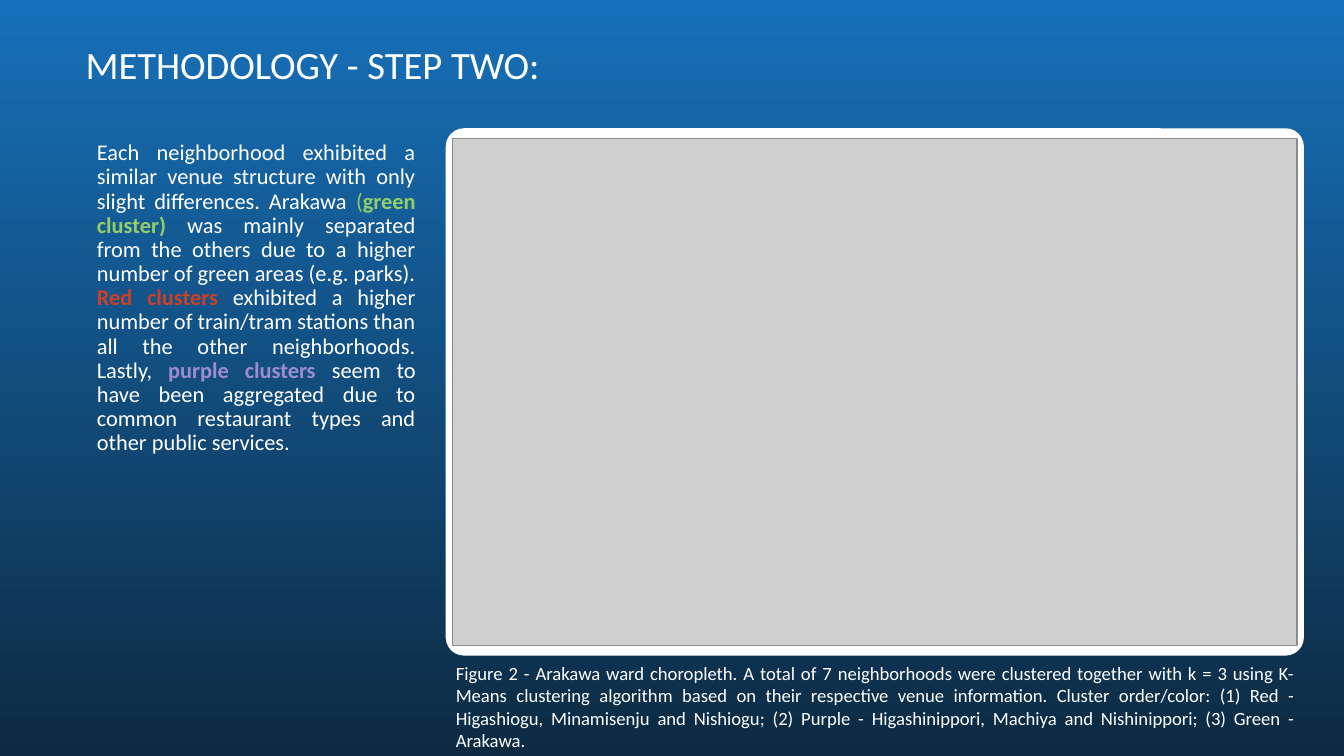
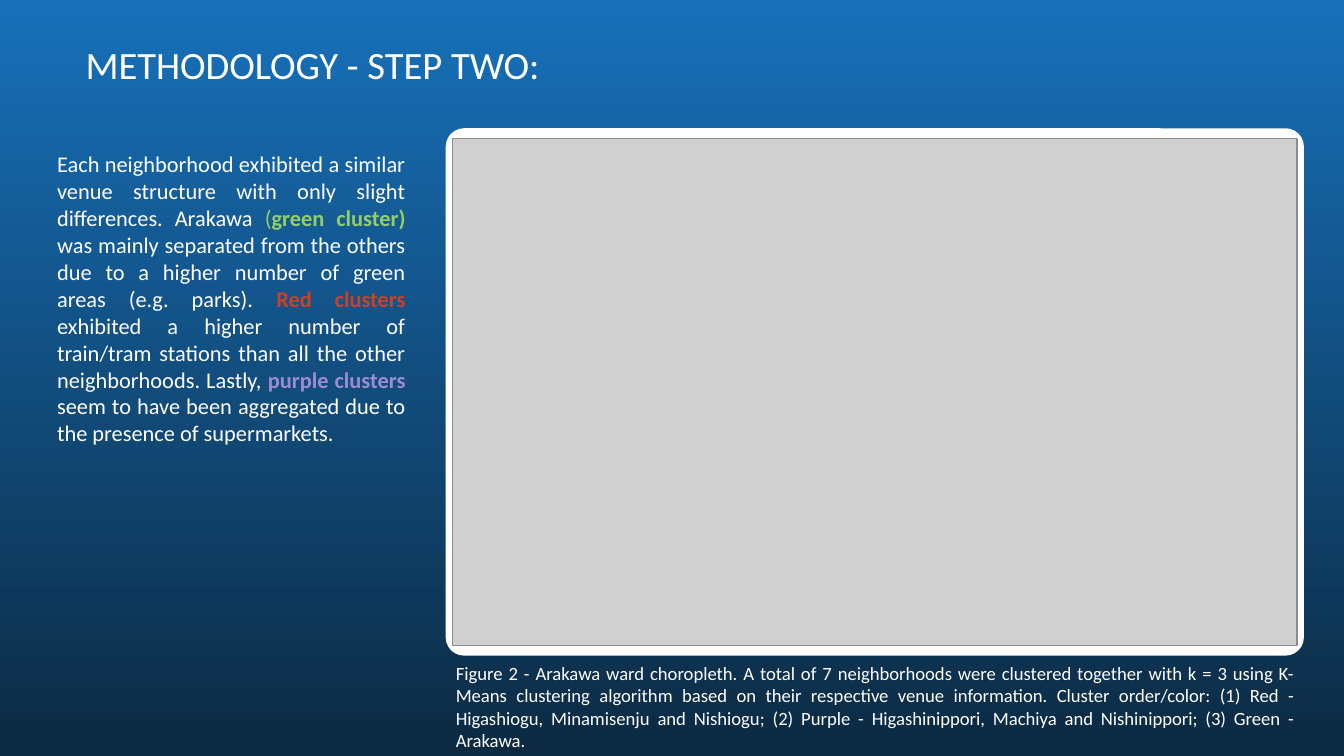
Before and after one commit to M-JN/Coursera_Capstone, a slide deck: slide 4 of Capstone_project/Tokyo_analysis_slides.pptx. Drawn at 1344x756 pixels with LibreOffice and Linux fonts; fonts in the diff are those of the drawing; grey boxes stand for pictures; background and template pictures are left out. Boxes give left, top, right and bottom in pixels: in the first picture for what was removed or moved away, otherwise in the second. Text is boxed around its words. In the diff, an @@ line names an element or a change of style, - is before the commit and + after.

```diff
--- a/Capstone_project/Tokyo_analysis_slides.pptx
+++ b/Capstone_project/Tokyo_analysis_slides.pptx
@@ text at bbox=[57, 156, 406, 445]: text changed @@
-Each neighborhood exhibited a similar venue structure with only slight differences. Arakawa (green cluster) was mainly separated from the others due to a higher number of green areas (e.g. parks). Red clusters exhibited a higher number of train/tram stations than all the other neighborhoods. Lastly, purple clusters seem to have been aggregated due to common restaurant types and other public services.
+Each neighborhood exhibited a similar venue structure with only slight differences. Arakawa (green cluster) was mainly separated from the others due to a higher number of green areas (e.g. parks). Red clusters exhibited a higher number of train/tram stations than all the other neighborhoods. Lastly, purple clusters seem to have been aggregated due to the presence of supermarkets.
```
Also in this commit, not shown: 1 other file.
